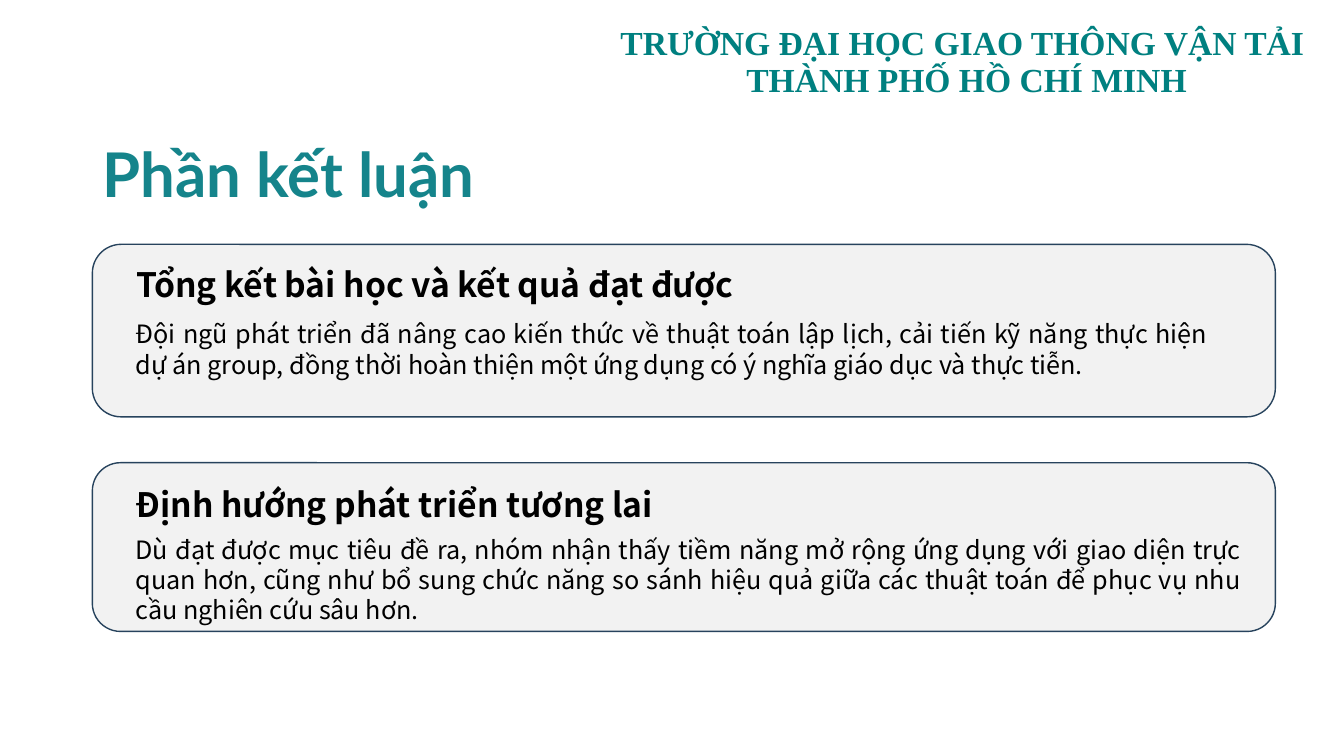
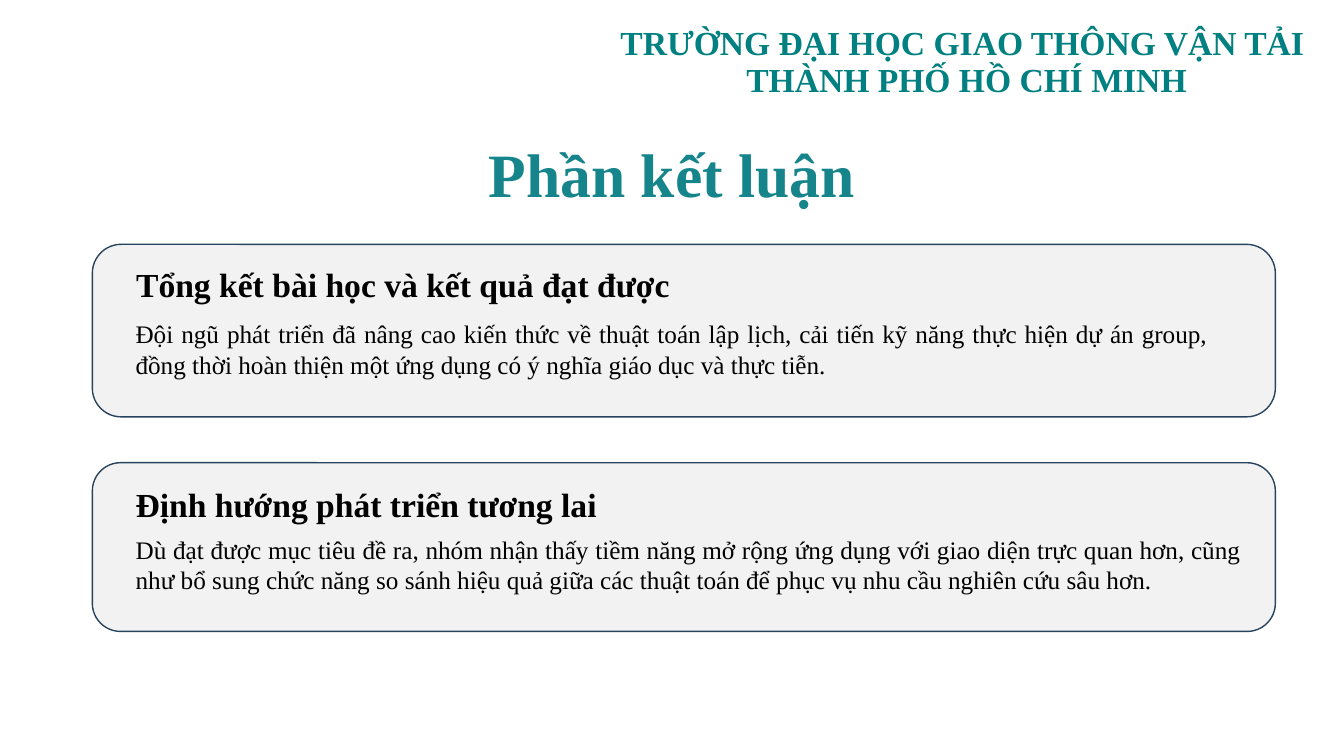
Before and after one commit to tkimngan040/OS_Group08_OS_SCH_04, a slide deck: slide 20 of PPTX/OS_SCH_04_GROUP08.pptx (slide 21 before the commit). Drawn at 1344x756 pixels with LibreOffice and Linux fonts; fonts in the diff are those of the drawing; background and template pictures are left out. Boxes give left, top, right and bottom in pixels: in the first picture for what was removed or moved away, otherwise in the second. Text is boxed around its words. In the diff, an @@ line names an element or a change of style, - is before the commit and + after.

```diff
--- a/PPTX/OS_SCH_04_GROUP08.pptx
+++ b/PPTX/OS_SCH_04_GROUP08.pptx
@@ title "Phần kết luận": place and size @@
-title "Phần kết luận" at (102,147,474,209)
+title "Phần kết luận" at (489,152,854,209)
@@ title "Phần kết luận" at (489,152,854,209): font Lato to Times New Roman; alignment left to centre @@
@@ font Noto Sans CJK SC to Times New Roman in 4 elements at (136,272,669,304), (136,324,1207,380), (136,492,596,523), (136,540,1240,595) @@
```
Also in this commit, not shown: 17 other slides changed, 1 slide removed, 2 other files.
